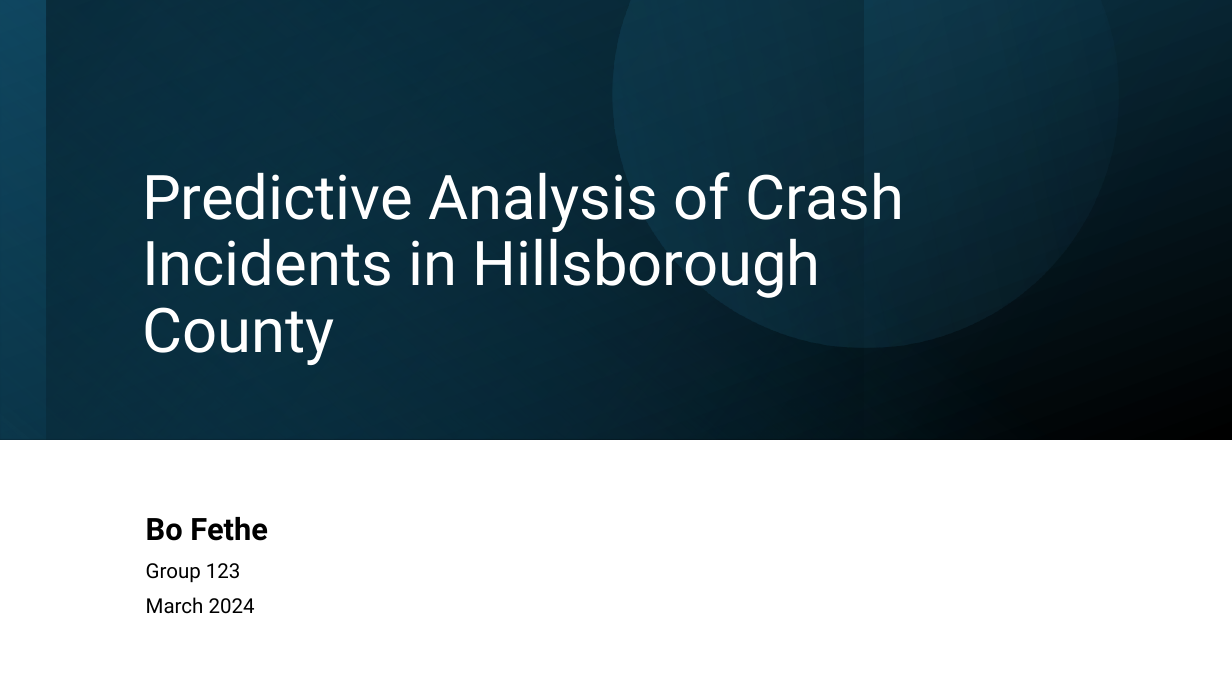
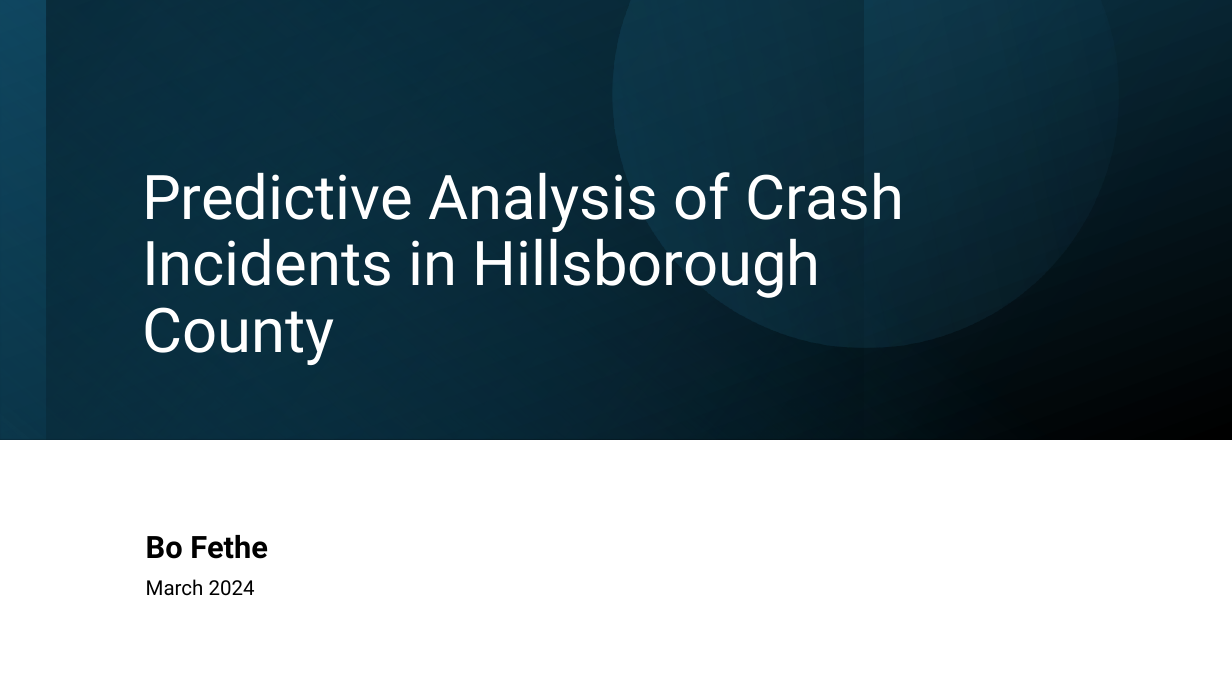
Before and after one commit to bofethe/signal-four, a slide deck: slide 1 of PredictiveCrashAnalysis.pptx. Drawn at 1232x693 pixels with LibreOffice and Linux fonts; fonts in the diff are those of the drawing. Boxes give left, top, right and bottom in pixels: in the first picture for what was removed or moved away, otherwise in the second. Text is boxed around its words. In the diff, an @@ line names an element or a change of style, - is before the commit and + after.

```diff
--- a/PredictiveCrashAnalysis.pptx
+++ b/PredictiveCrashAnalysis.pptx
@@ subtitle at (146,563,241,583): paragraph removed @@
-Group 123
```
Also in this commit, not shown: 3 other slides changed, 3 other files.
